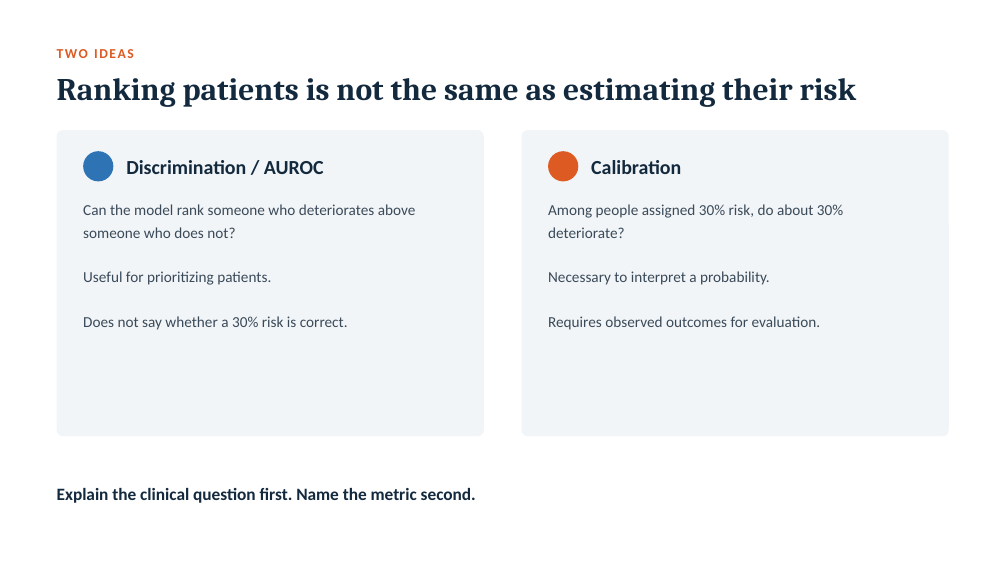
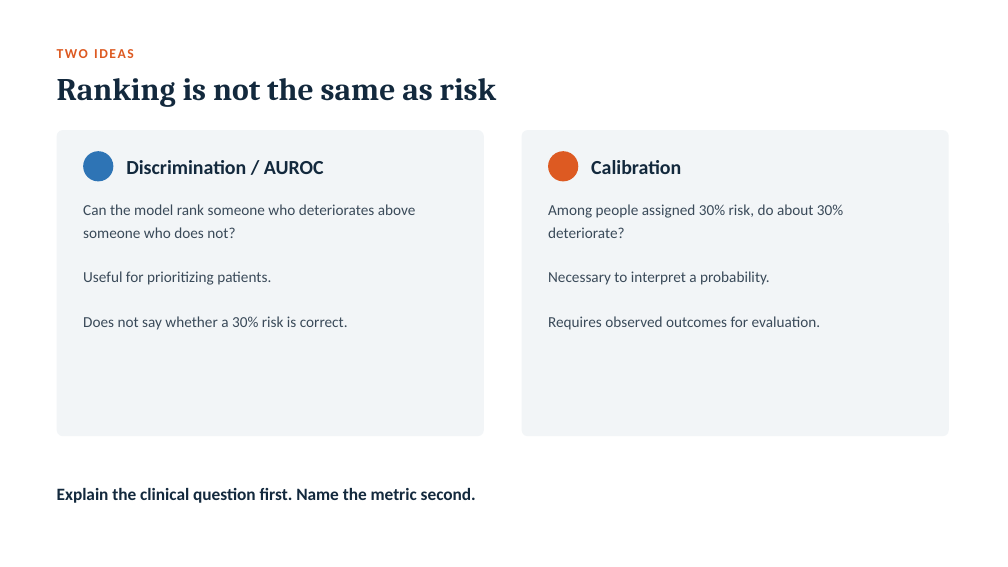
Before and after one commit to vafaei-ar/ai-uncertainty-2026-healthcare, a slide deck: slide 4 of slides/lecture_when_can_we_trust_clinical_ai.pptx. Drawn at 1008x567 pixels with LibreOffice and Linux fonts; fonts in the diff are those of the drawing. Boxes give left, top, right and bottom in pixels: in the first picture for what was removed or moved away, otherwise in the second. Text is boxed around its words. In the diff, an @@ line names an element or a change of style, - is before the commit and + after.

```diff
--- a/slides/lecture_when_can_we_trust_clinical_ai.pptx
+++ b/slides/lecture_when_can_we_trust_clinical_ai.pptx
@@ text at bbox=[57, 78, 497, 107]: text changed @@
-Ranking patients is not the same as estimating their risk
+Ranking is not the same as risk
```
Also in this commit, not shown: 6 other slides changed, 5 other files.
